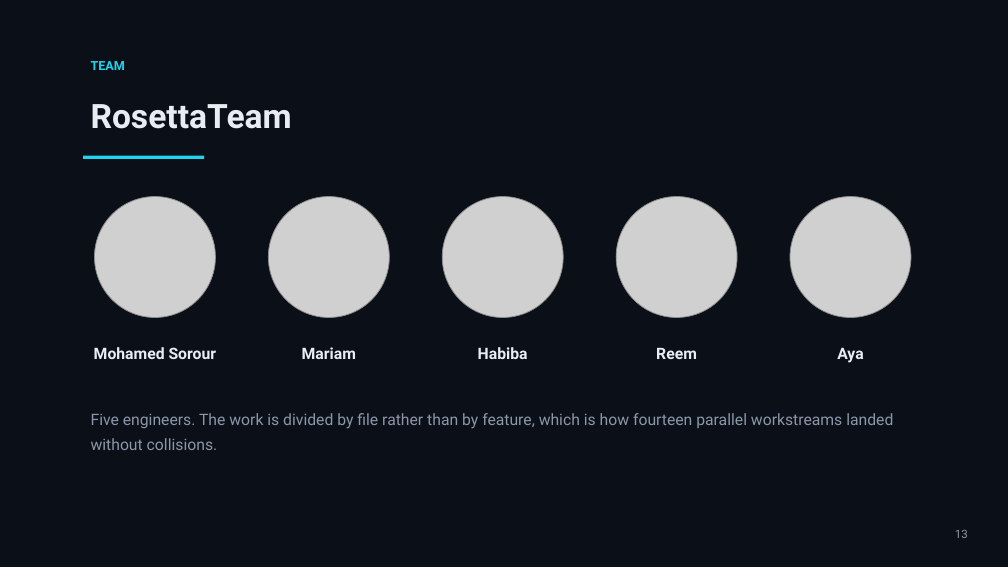
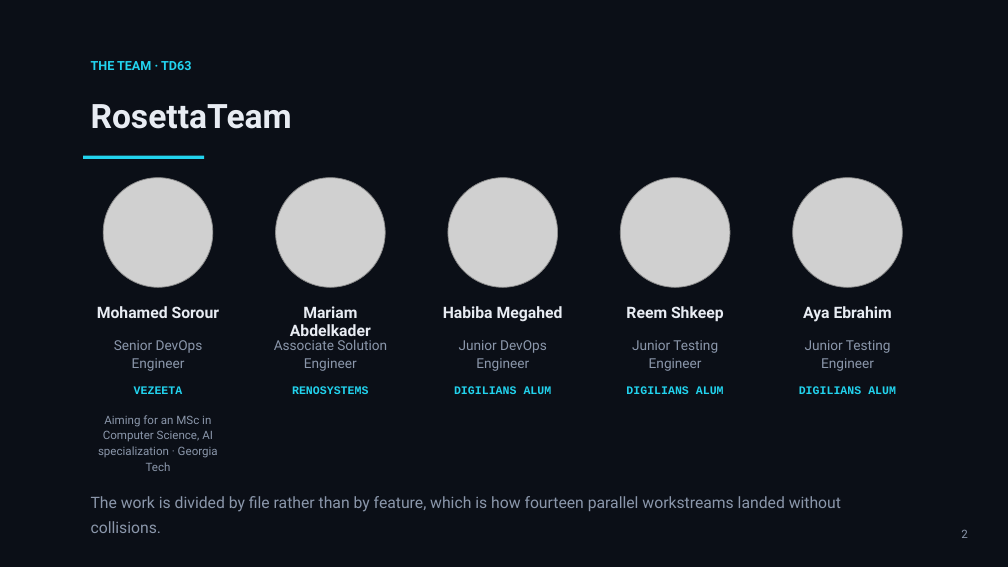
Before and after one commit to mohamedsorour1998/TheAgentOrg, a slide deck: slide 2 of docs/pitch/TheAgentOrg-hackathon-finals.pptx (slide 13 before the commit). Drawn at 1008x567 pixels with LibreOffice and Linux fonts; fonts in the diff are those of the drawing; grey boxes stand for pictures. Boxes give left, top, right and bottom in pixels: in the first picture for what was removed or moved away, otherwise in the second. Text is boxed around its words. In the diff, an @@ line names an element or a change of style, - is before the commit and + after.

```diff
--- a/docs/pitch/TheAgentOrg-hackathon-finals.pptx
+++ b/docs/pitch/TheAgentOrg-hackathon-finals.pptx
@@ text at box(91, 61, 191, 70): text changed @@
-TEAM
+THE TEAM · TD63
@@ picture: place and size @@
-picture at box(95, 197, 216, 318)
+picture at box(103, 178, 212, 287)
@@ picture: place and size @@
-picture at box(268, 197, 389, 318)
+picture at box(276, 178, 386, 287)
@@ picture: place and size @@
-picture at box(442, 197, 563, 318)
+picture at box(448, 178, 557, 287)
@@ picture: place and size @@
-picture at box(616, 197, 737, 318)
+picture at box(621, 178, 730, 287)
@@ picture: place and size @@
-picture at box(790, 197, 911, 318)
+picture at box(792, 178, 902, 287)
@@ text "Mohamed Sorour": place and size @@
-text "Mohamed Sorour" at box(94, 347, 217, 359)
+text "Mohamed Sorour" at box(97, 306, 220, 318)
@@ text "Mohamed Sorour" at box(97, 306, 220, 318): line spacing 1.2 to 1 @@
@@ text at box(290, 306, 371, 341): text changed @@
-Mariam
+Mariam Abdelkader
@@ text at box(443, 306, 563, 322): text changed @@
-Habiba
+Habiba Megahed
@@ text at box(626, 306, 724, 322): text changed @@
-Reem
+Reem Shkeep
@@ text at box(803, 306, 892, 322): text changed @@
-Aya
+Aya Ebrahim
@@ text added at box(114, 340, 203, 371), 13 pt, text #8B97AB @@
+Senior DevOps Engineer
@@ text added at box(274, 340, 387, 371), 13 pt, text #8B97AB @@
+Associate Solution Engineer
@@ text added at box(459, 340, 547, 371), 13 pt, text #8B97AB @@
+Junior DevOps Engineer
@@ text added at box(632, 340, 718, 371), 13 pt, text #8B97AB @@
+Junior Testing Engineer
@@ text added at box(805, 340, 891, 371), 13 pt, text #8B97AB @@
+Junior Testing Engineer
@@ text added at box(134, 386, 183, 394), 11 pt, text #22D3EE, bold @@
+VEZEETA
@@ text added at box(292, 386, 368, 394), 11 pt, text #22D3EE, bold @@
+RENOSYSTEMS
@@ text added at box(454, 386, 552, 394), 11 pt, text #22D3EE, bold @@
+DIGILIANS ALUM
@@ text added at box(626, 386, 724, 394), 11 pt, text #22D3EE, bold @@
+DIGILIANS ALUM
@@ text added at box(799, 386, 896, 394), 11 pt, text #22D3EE, bold @@
+DIGILIANS ALUM
@@ text added at box(98, 415, 218, 471), 11 pt, text #8B97AB @@
+Aiming for an MSc in Computer Science, AI specialization · Georgia Tech
@@ text at box(91, 496, 841, 533): text changed @@
-Five engineers. The work is divided by file rather than by feature, which is how fourteen parallel workstreams landed without collisions.
+The work is divided by file rather than by feature, which is how fourteen parallel workstreams landed without collisions.
@@ text at box(961, 529, 967, 538): text changed @@
-13
+2
```
Also in this commit, not shown: 13 other slides changed, 2 slides added, 1 slide removed, 1 other file.
